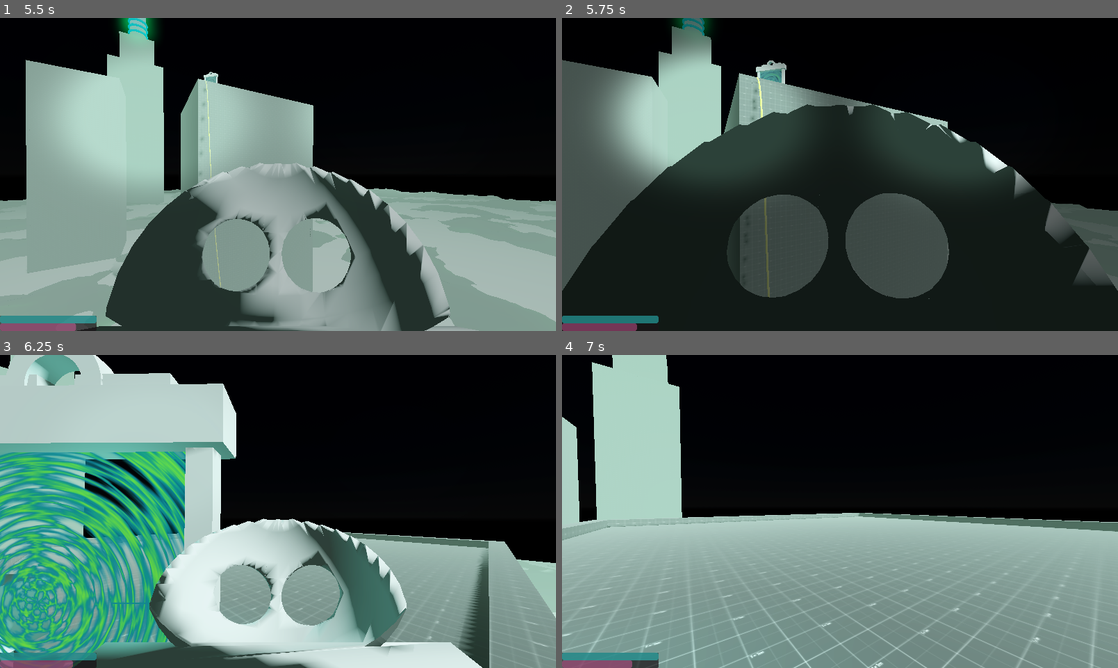
Above: before the commit, frames 1-4 (two rows, left to right).
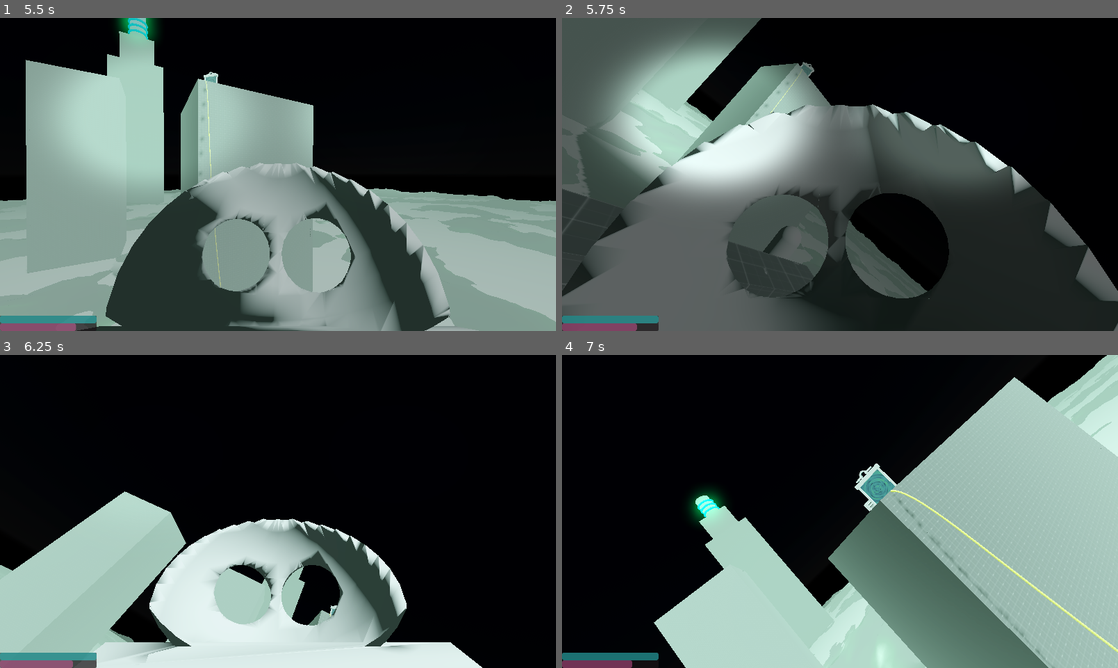
Above: after the commit, the same moments.

Repository: RuffledPlume/GWF-78
Game: Godot game, scene res://Levels/Sandbox.tscn
Same seed, same stepped clock (60 frames per second), same inputs: the game is played once before the commit and once after it.
Inputs (mouse positions are in pixels of both pictures, inside the frame that each line leads up to):
- Up to frame 1 (5.5 s): move the mouse to (272, 180) at 0.52 s; hold W (Forward) 0.53-2.78 s; click (272, 180) at 0.6 s; tap Space (Jump) at 0.77, 1.52, 3.02, 3.77, 4.52 s; move the mouse to (316, 177) at 1.27 s; click (316, 177) at 1.35 s; move the mouse to (233, 171) at 2.02 s; hold Right mouse button (UseMask) 2.03-2.78 s; click (233, 171) at 2.3 s; move the mouse to (283, 174) at 2.77 s; hold A (Left) 2.78-3.53 s; tap Shift at 2.85 s; click (283, 174) at 3.05 s; move the mouse to (255, 168) at 3.52 s; hold W (Forward) from 3.53 s (still down); click (255, 168) at 3.6 s; move the mouse to (305, 174) at 4.27 s; click (305, 174) at 4.35 s; move the mouse to (250, 174) at 5.02 s; hold Right mouse button (UseMask) from 5.03 s (still down); click (250, 174) at 5.3 s
- Up to frame 2 (5.75 s): keep holding W (Forward); keep holding Right mouse button (UseMask)
- Up to frame 3 (6.25 s): move the mouse to (289, 505) at 5.77 s; release W (Forward) at 5.78 s; release Right mouse button (UseMask) at 5.78 s; hold D (Right) from 5.78 s (still down); tap Shift at 5.85 s; tap Space (Jump) at 6.02 s; click (289, 505) at 6.05 s
- Up to frame 4 (7 s): move the mouse to (834, 517) at 6.52 s; release D (Right) at 6.53 s; hold W (Forward) from 6.53 s (still down); click (834, 517) at 6.6 s; tap Space (Jump) at 6.77 s

Frame 1 is identical in both runs. In frame 2, 40% of the frame differs, in the area x 0-100%, y 0-100%; in frame 3, 52%; in frame 4, 65%.

Commit message:
Implemented an alternative teleport animation Camera will follow a designated path if specified by the teleporter

Diff:
--- a/Levels/Sandbox.tscn
+++ b/Levels/Sandbox.tscn
@@ -40,6 +40,13 @@
 volumetric_fog_length = 16.0
 volumetric_fog_sky_affect = 0.3
 
+[sub_resource type="Curve3D" id="Curve3D_ynyhy"]
+_data = {
+"points": PackedVector3Array(0, 0, 0, 0, 0, 0, 0, 0, 0, -4.05649, -2.03922, 5.09185, 4.05649, 2.03922, -5.09185, 9.46943, 2.20076, -10.8442, -1.53186, -1.58578, 8.54891, 1.53186, 1.58578, -8.54891, 4.64602, 16.9503, -33.7849, 0, 0, 0, 0, 0, 0, 18.9559, 19.8309, -55.9288),
+"tilts": PackedFloat32Array(-0.745, -0.565, 1.25, 0)
+}
+point_count = 4
+
 [sub_resource type="StandardMaterial3D" id="StandardMaterial3D_3wi8h"]
 albedo_texture = ExtResource("1_chle4")
 uv1_triplanar = true
@@ -107,9 +114,13 @@
 shadow_enabled = true
 directional_shadow_blend_splits = true
 
-[node name="Teleporter" parent="." node_paths=PackedStringArray("teleporter_target") instance=ExtResource("11_a0wa4")]
+[node name="Teleporter" parent="." node_paths=PackedStringArray("teleporter_target", "teleporter_path") instance=ExtResource("11_a0wa4")]
 transform = Transform3D(1, 0, -2.98023e-08, 0, 1, 0, 2.98023e-08, 0, 1, 9, 52.75, -9)
 teleporter_target = NodePath("../Teleporter2")
+teleporter_path = NodePath("Path3D")
+
+[node name="Path3D" type="Path3D" parent="Teleporter"]
+curve = SubResource("Curve3D_ynyhy")
 
 [node name="Teleporter2" parent="." node_paths=PackedStringArray("teleporter_target") instance=ExtResource("11_a0wa4")]
 transform = Transform3D(-0.707107, 0, 0.707107, 0, 1, 0, -0.707107, 0, -0.707107, 28, 72.75, -65)
--- a/Prefabs/teleporter_new.tscn
+++ b/Prefabs/teleporter_new.tscn
@@ -36,7 +36,7 @@
 shape = SubResource("BoxShape3D_nx65m")
 
 [node name="Teleporter_Exit" type="Node3D" parent="."]
-transform = Transform3D(1, 0, 0, 0, 1, 0, 0, 0, 1, 0, 2, 0)
+transform = Transform3D(1, 0, 0, 0, 1, 0, 0, 0, 1, 0, -1.38052, 1.13946)
 
 [node name="TeleportAudio" type="AudioStreamPlayer3D" parent="."]
 stream = ExtResource("3_knwcf")
--- a/Scripts/camera_3d.gd
+++ b/Scripts/camera_3d.gd
@@ -1,8 +1,32 @@
-extends Camera3D
+class_name PlayerCamera extends Camera3D
+
+static var instance : PlayerCamera
 
 @export var speed := 40.0
 
+var _current_path : Path3D
+var _current_path_frac : float
+
+signal on_finish_following_path()
+
+func follow_path(path: Path3D) -> void:
+	_current_path = path
+	_current_path_frac = 0.0
+
+func _ready() -> void:
+	instance = self
+
 func _physics_process(delta: float) -> void:
+	if _current_path != null:
+		var path_frac := _current_path_frac * _current_path.curve.get_baked_length()
+		var path_transform := _current_path.curve.sample_baked_with_rotation(path_frac, false, true)
+		global_transform = _current_path.global_transform * path_transform
+		_current_path_frac += delta * 0.5
+		if _current_path_frac >= 1.0:
+			_current_path = null
+			on_finish_following_path.emit()
+		return
+
 	var weight = clamp(delta * speed, 0.0, 1.0)
 	global_transform = global_transform.interpolate_with(get_parent().global_transform, weight)
 	global_position = get_parent().global_position
--- a/Scripts/teleporter_new.gd
+++ b/Scripts/teleporter_new.gd
@@ -1,6 +1,7 @@
 class_name TeleporterNew extends Area3D
 
 @export var teleporter_target : TeleporterNew
+@export var teleporter_path : Path3D
 
 @export_category("Internal")
 @export var exit_target: Node3D
@@ -27,6 +28,11 @@
 
 	is_working = false
 
+func _camera_finish_following_path() -> void:
+	is_teleporting = false
+	Player.instance.global_position = teleporter_target.exit_target.global_position
+	PlayerCamera.instance.on_finish_following_path.disconnect(_camera_finish_following_path)
+
 func _process(delta: float) -> void:
 	fix_teleporter()
 
@@ -41,7 +47,11 @@
 			transit_audio.play(5.6)
 			is_teleporting = true
 
-	if is_teleporting:
+			if teleporter_path != null:
+				PlayerCamera.instance.on_finish_following_path.connect(_camera_finish_following_path)
+				PlayerCamera.instance.follow_path(teleporter_path)
+
+	if is_teleporting && teleporter_path == null:
 		Player.instance.global_position = lerp(Player.instance.global_position, teleporter_target.exit_target.global_position, delta * 5)
 		if Player.instance.global_position.distance_to(teleporter_target.exit_target.global_position) <= 2.0:
 			is_teleporting = false
Not shown: 1 places in Levels/Sandbox.tscn that only renumber resources
